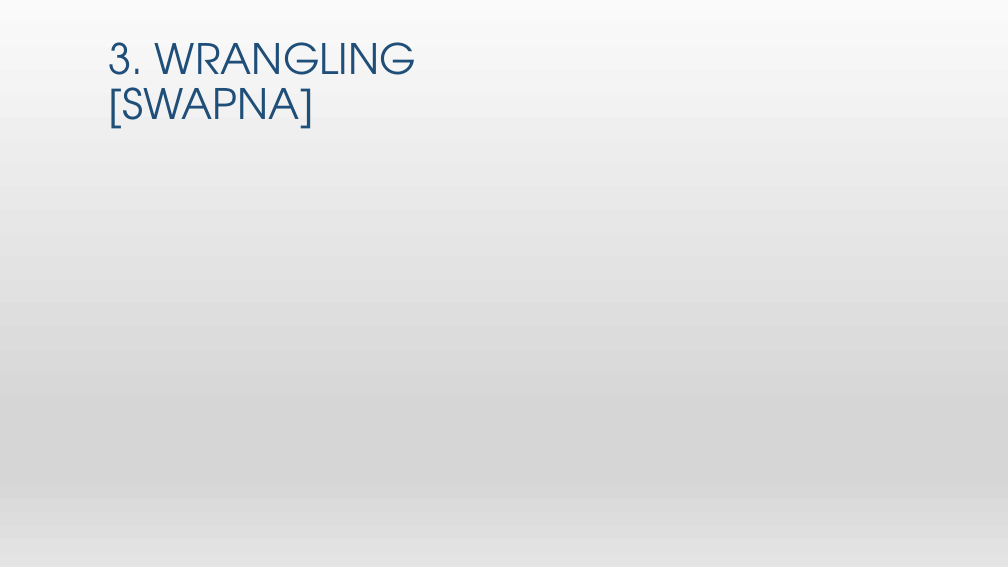
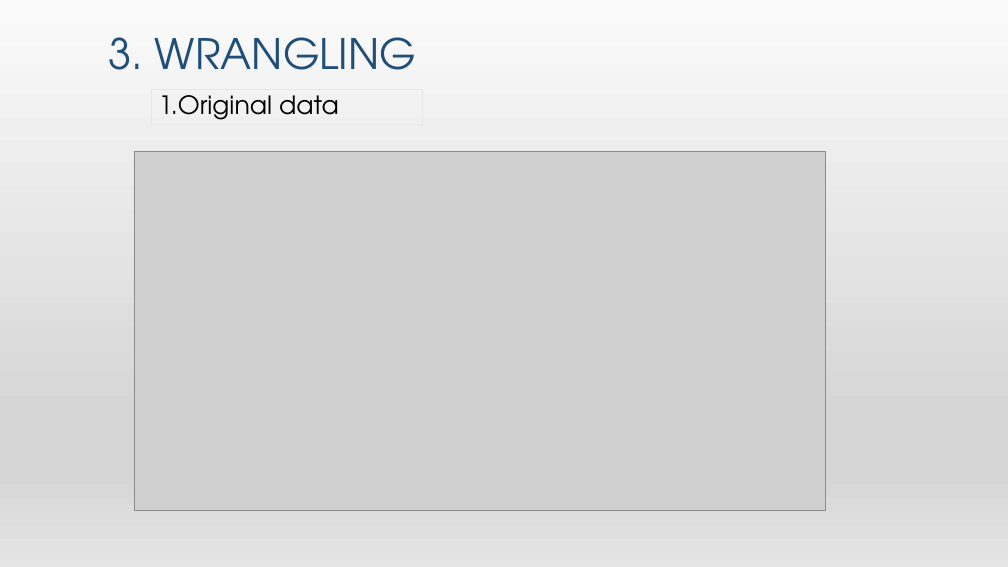
Before and after one commit to kimvan13/datawrangling, a slide deck: slide 15 of Wranglingpresentation.pptx. Drawn at 1008x567 pixels with LibreOffice and Linux fonts; fonts in the diff are those of the drawing; grey boxes stand for pictures. Boxes give left, top, right and bottom in pixels: in the first picture for what was removed or moved away, otherwise in the second. Text is boxed around its words. In the diff, an @@ line names an element or a change of style, - is before the commit and + after.

```diff
--- a/Wranglingpresentation.pptx
+++ b/Wranglingpresentation.pptx
@@ title at <box>108,37,417,70</box>: text changed @@
-3. WRANGLING
-[SWAPNA]
+3. WRANGLING
@@ rectangle added at <box>151,89,422,124</box>, outline #E7E6E6 0.75 pt, 24 pt, text #000000 @@
+1.Original data
@@ picture added at <box>134,151,825,510</box> @@
```
Also in this commit, not shown: 2 other slides changed, 2 slides added.
